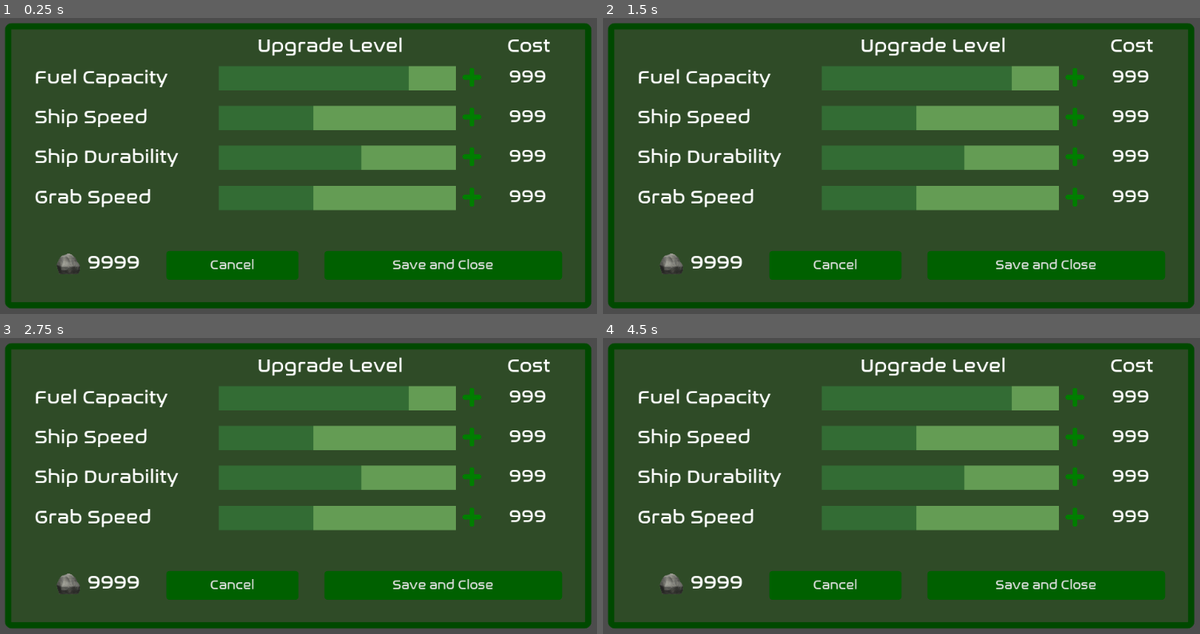
Above: before the commit, frames 1-4 (two rows, left to right).
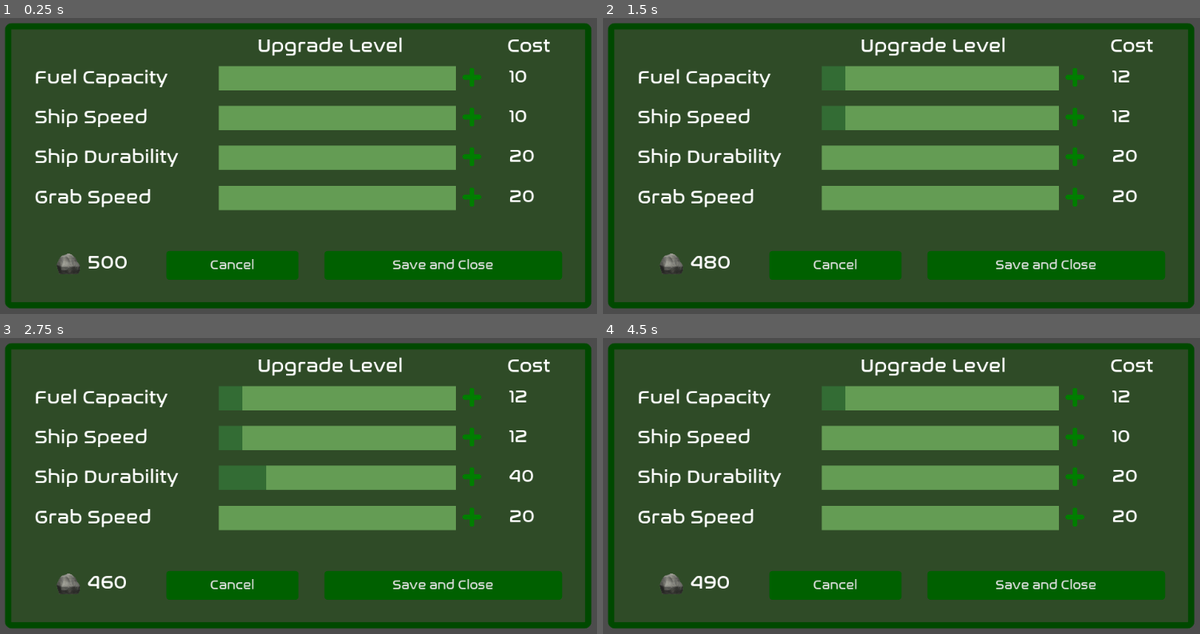
Above: after the commit, the same moments.

Repository: Big-Cheung/HACKUIOWA2021
Game: Godot game, scene res://GameUpgrades.tscn
Two runs of this game, one before a commit and one after it. Both use one fixed random seed, a clock stepped at 60 frames per second and the inputs below. This scene is started directly instead of the project's main scene.
Inputs (mouse positions are in pixels of both pictures, inside the frame that each line leads up to):
- Up to frame 1 (0.25 s): no input
- Up to frame 2 (1.5 s): click (1074, 77) at 0.5 s; click (1074, 115) at 1.25 s
- Up to frame 3 (2.75 s): click (471, 477) at 2 s
- Up to frame 4 (4.5 s): click (1074, 515) at 2.75 s; click "Cancel" at 3.5 s; click (1074, 397) at 4.25 s

The runs differ from the first frame. In frame 1, 8.0% of the frame differs, in the area x 14-92%, y 16-85%; in frame 2, 7.3%; in frame 3, 6.6%; in frame 4, 7.6%.

Commit message:
Finished Popup and Globals

Diff:
--- /dev/null
+++ b/GameUpgrades.gd
@@ -0,0 +1,91 @@
+extends Node2D
+
+var newFuelLevel
+var newSpeedLevel
+var newHealthLevel
+var newGrabLevel
+var newRockBalance
+
+func _ready():
+	setDefaults();
+	updateDisplay();
+
+	$"Menu/FuelCapacity/UpgradeFC".connect("pressed", self, "upgradeFuel")
+	$"Menu/ShipSpeed/UpgradeSS".connect("pressed", self, "upgradeSpeed")
+	$"Menu/ShipDurability/UpgradeSD".connect("pressed", self, "upgradeHealth")
+	$"Menu/GrabSpeed/UpgradeGS".connect("pressed", self, "upgradeGrab")
+
+	$"Menu/Data/Cancel-button".connect("pressed", self, "setDefaults")
+	$"Menu/Data/Save-close".connect("pressed", self, "saveChanges")
+
+func setDefaults():
+	newFuelLevel = Globals.fuelLevel
+	newSpeedLevel = Globals.speedLevel
+	newHealthLevel = Globals.healthLevel
+	newGrabLevel = Globals.grabLevel
+	newRockBalance = Globals.rocks
+	updateDisplay()
+	#print(str(newFuelLevel) + '\n' + str(newSpeedLevel) + '\n' + str(newHealthLevel) + '\n' + str(newGrabLevel))
+	#print(Globals.currentFuel)
+	#print(Globals.shipSpeed)
+	#print(Globals.currentHealth)
+	#print(Globals.grabSpeed)
+
+func saveChanges():
+	Globals.currentFuel += (int(newFuelLevel) - int(Globals.fuelLevel)) * 5
+	Globals.maxFuel += (int(newFuelLevel) - int(Globals.fuelLevel)) * 5
+	Globals.fuelLevel = newFuelLevel
+
+	Globals.shipSpeed += (int(newSpeedLevel) - int(Globals.speedLevel)) * 10
+	Globals.speedLevel = newSpeedLevel
+
+	Globals.maxHealth += (int(newHealthLevel) - int(Globals.healthLevel))
+	Globals.currentHealth = Globals.maxHealth
+	Globals.healthLevel = newHealthLevel
+
+	Globals.grabSpeed += (int(newGrabLevel) - int(Globals.grabLevel)) * 0.2
+	Globals.grabLevel = newGrabLevel
+
+	Globals.rocks = newRockBalance
+	setDefaults()
+
+
+func updateDisplay():
+	$"Menu/FuelCapacity/FullBarFC/CurrentBarFC".anchor_right = newFuelLevel/10.0
+	$"Menu/ShipSpeed/FullBarSS/CurrentBarSS".anchor_right = newSpeedLevel/10.0
+	$"Menu/ShipDurability/FullBarSD/CurrentBarSD".anchor_right = newHealthLevel/5.0
+	$"Menu/GrabSpeed/FullBarGS/CurrentBarGS".anchor_right = newGrabLevel/5.0
+
+	$"Menu/FuelCapacity/UpgradeCost".text = str(Globals.fuelLevelCosts[newFuelLevel])
+	$"Menu/ShipSpeed/UpgradeCost".text = str(Globals.speedLevelCosts[newSpeedLevel])
+	$"Menu/ShipDurability/UpgradeCost".text = str(Globals.healthLevelCosts[newHealthLevel])
+	$"Menu/GrabSpeed/UpgradeCost".text = str(Globals.grabLevelCosts[newGrabLevel])
+	$"Menu/Data/points-value".text = str(newRockBalance)
+
+func upgradeFuel():
+	var cost = Globals.fuelLevelCosts[newFuelLevel]
+	if (int(newRockBalance) >= int(cost)) && (int(newFuelLevel) < 10):
+		newRockBalance -= cost
+		newFuelLevel += 1
+		updateDisplay()
+
+func upgradeSpeed():
+	var cost = Globals.speedLevelCosts[newSpeedLevel]
+	if (int(newRockBalance) >= int(cost)) && (int(newSpeedLevel) < 10):
+		newRockBalance -= cost
+		newSpeedLevel += 1
+		updateDisplay()
+
+func upgradeHealth():
+	var cost = Globals.healthLevelCosts[newHealthLevel]
+	if (int(newRockBalance) >= int(cost)) && (int(newHealthLevel) < 5):
+		newRockBalance -= cost
+		newHealthLevel += 1
+		updateDisplay()
+
+func upgradeGrab():
+	var cost = Globals.grabLevelCosts[newGrabLevel]
+	if (int(newRockBalance) >= int(cost)) && (int(newGrabLevel) < 5):
+		newRockBalance -= cost
+		newGrabLevel += 1
+		updateDisplay()
--- a/GameUpgrades.tscn
+++ b/GameUpgrades.tscn
@@ -1,8 +1,9 @@
-[gd_scene load_steps=11 format=2]
+[gd_scene load_steps=12 format=2]
 
 [ext_resource path="res://assets/Plus-sign.png" type="Texture" id=1]
 [ext_resource path="res://assets/nasalization-rg.ttf" type="DynamicFontData" id=2]
 [ext_resource path="res://assets/rock-points.png" type="Texture" id=3]
+[ext_resource path="res://GameUpgrades.gd" type="Script" id=4]
 
 [sub_resource type="StyleBoxFlat" id=1]
 bg_color = Color( 0.0627451, 0.290196, 0, 0.486275 )
@@ -43,6 +44,7 @@
 font_data = ExtResource( 2 )
 
 [node name="Upgrades" type="Node2D"]
+script = ExtResource( 4 )
 
 [node name="Menu" type="Panel" parent="."]
 margin_left = 48.2375
--- a/Globals.gd
+++ b/Globals.gd
@@ -1,15 +1,32 @@
 extends Node
 
-var shipspeed = 100;
-var durability = 10;
+var rocks = 500
+
+var currentFuel = 100
+var maxFuel = 100
+var fuelLevel = 0
+var fuelLevelCosts = [10, 12, 15, 20, 25, 32, 40, 50, 60, 75, "max"]
+
+var shipSpeed = 100
+var speedLevel = 0
+var speedLevelCosts = [10, 12, 15, 20, 25, 32, 40, 50, 60, 75, "max"]
+
+var currentHealth = 5
+var maxHealth = 5
+var healthLevel = 0
+var healthLevelCosts = [20, 40, 60, 80, 100, "max"]
+
+var grabSpeed = 1
+var grabLevel = 0
+var grabLevelCosts = [20, 40, 60, 80, 100, "max"]
+
 # Declare member variables here. Examples:
 # var a = 2
 # var b = "text"
 
 
 # Called when the node enters the scene tree for the first time.
-func _ready():
-	pass # Replace with function body.
+
 
 
 # Called every frame. 'delta' is the elapsed time since the previous frame.
--- a/project.godot
+++ b/project.godot
@@ -19,6 +19,10 @@
 run/main_scene="res://GameState.tscn"
 config/icon="res://icon.png"
 
+[autoload]
+
+Globals="*res://Globals.gd"
+
 [rendering]
 
 environment/default_environment="res://default_env.tres"
